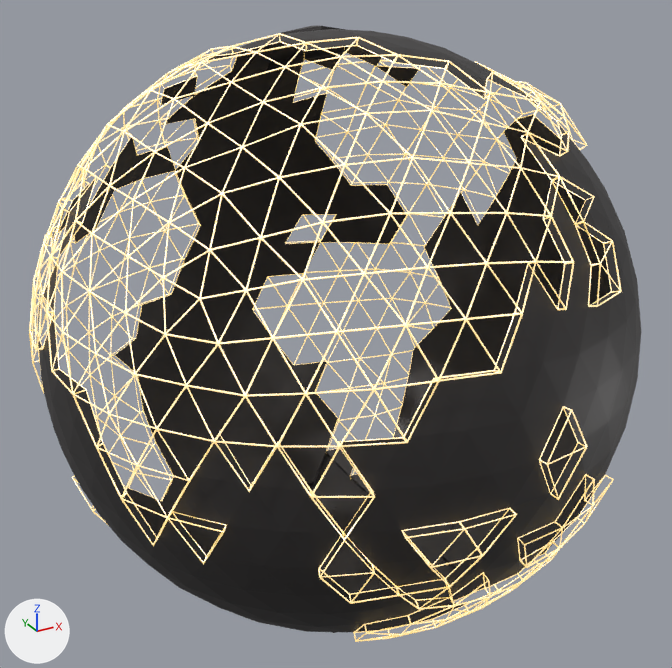
The glTF model FinalAssets/Models/Earth.gltf: old version first, new version second.
The view is the same before and after, from a 50 mm camera at (-1.44, -2.6, 1.29) aimed at (-0.01, 0.0, -0.01). Arrows for +X, +Y and +Z are at lower left; the lights stay in place. Where no turn or scale is listed for an object, it has been applied to the vertices.

In view in the first picture: 'URF-Height', 'URF-Height001'.
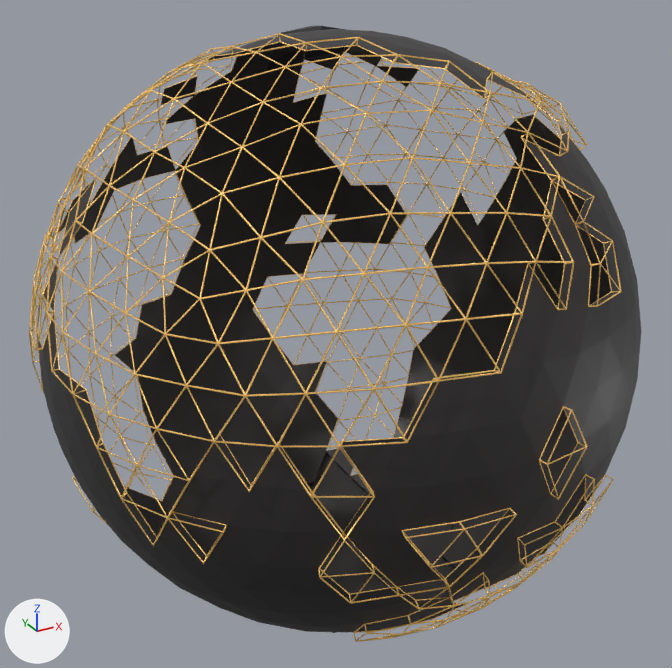
Pixel boxes [x1, y1, x2, y2] of what changed, in the pictures (672 x 668 px):
'URF-Height001', recoloured: [29, 33, 622, 642] in both

The change, as a list of edits to the scene's bpy script:
```text
Change mat_material_0:
    mat_material_0.base_color: (1.0, 1.0, 1.0) -> (0.91, 0.565, 0.173)  # white #ffffff -> orange #f5c673
    mat_material_0.emission_color: (0.925, 0.596, 0.133) -> (0.074, 0.0477, 0.0107)  # yellow #f6cb66 -> brown #4d3e1b
```
